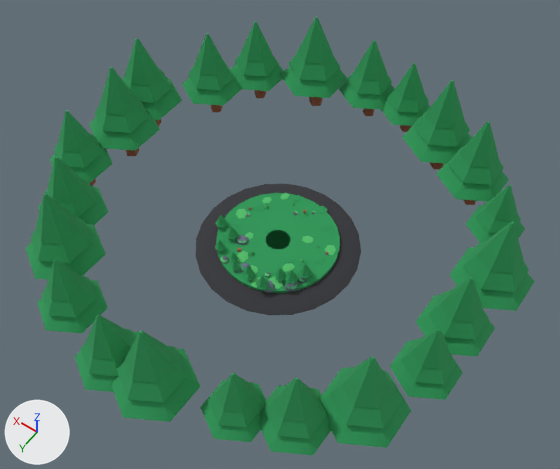
Renders of the glTF model game/assets/3d/env/grove_bear.glb from each side of a commit.
Camera for both pictures: a 50 mm lens placed at (-26.9, 37.3, 59.7), pointed at (-1.2, 1.4, 3.1). The axes (+X, +Y, +Z) are drawn at lower left. The lights are the same throughout. The first picture is the older version. Vertices at exactly the same position are counted once.

Names of what the first picture shows: 'GroveBearGround'.
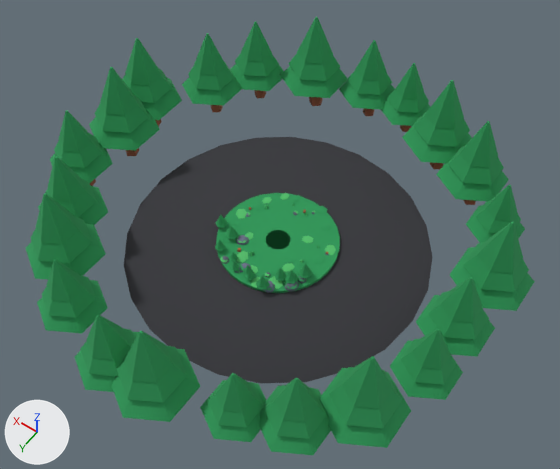
Location of each change, [x1, y1, x2, y2] in pixels of the pictures (560 x 469 px; the box of a moved part takes in the faces that stretch with it):
part 1 of me_cone, moved or reshaped: before [196, 184, 361, 315]; after [124, 137, 433, 383]

The change, as a list of edits to the scene's bpy script:
```text
Change me_cone:
    where me_cone.from_pydata(...)  # 3662 vertices, 6300 faces; spans x -22.5..24.2, y -23.7..23.3, z -0.9..11.1
    used by ob_grovebearground; location = (0.0, 0.0, 0.0)
    me_cone part 1: the loose piece of 48 vertices spanning x -8.1..8.1, y -8.1..8.1, z -0.9..-0.4 is scaled about its middle by (1.85, 1.85, 1)
```
